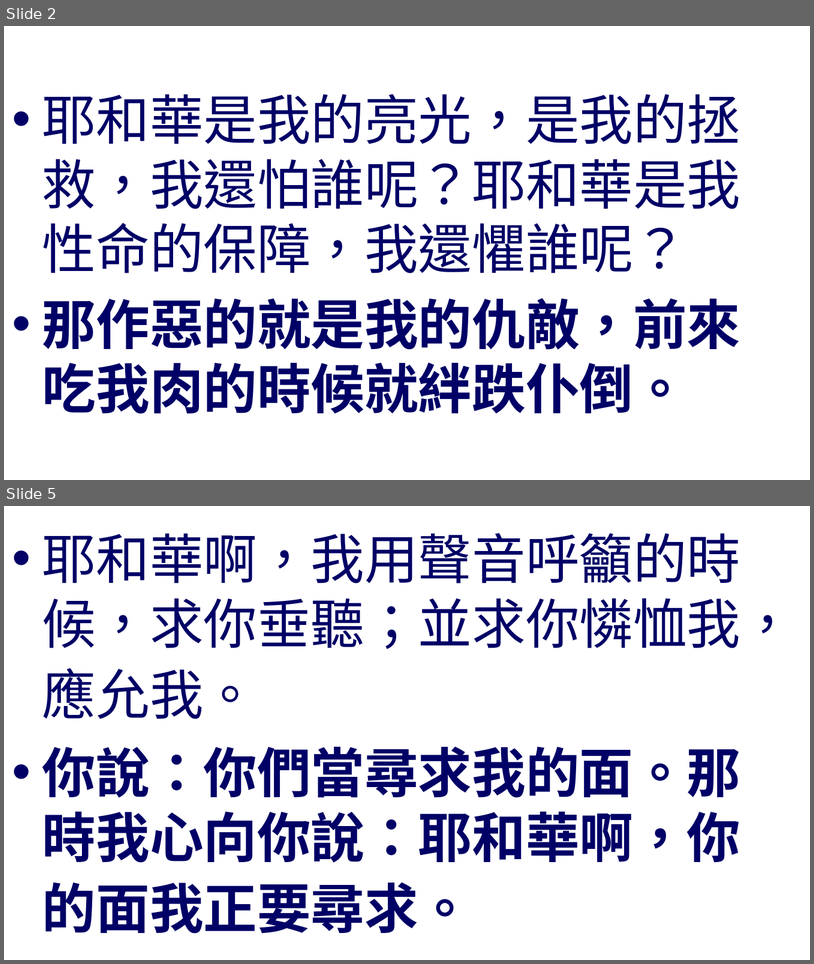
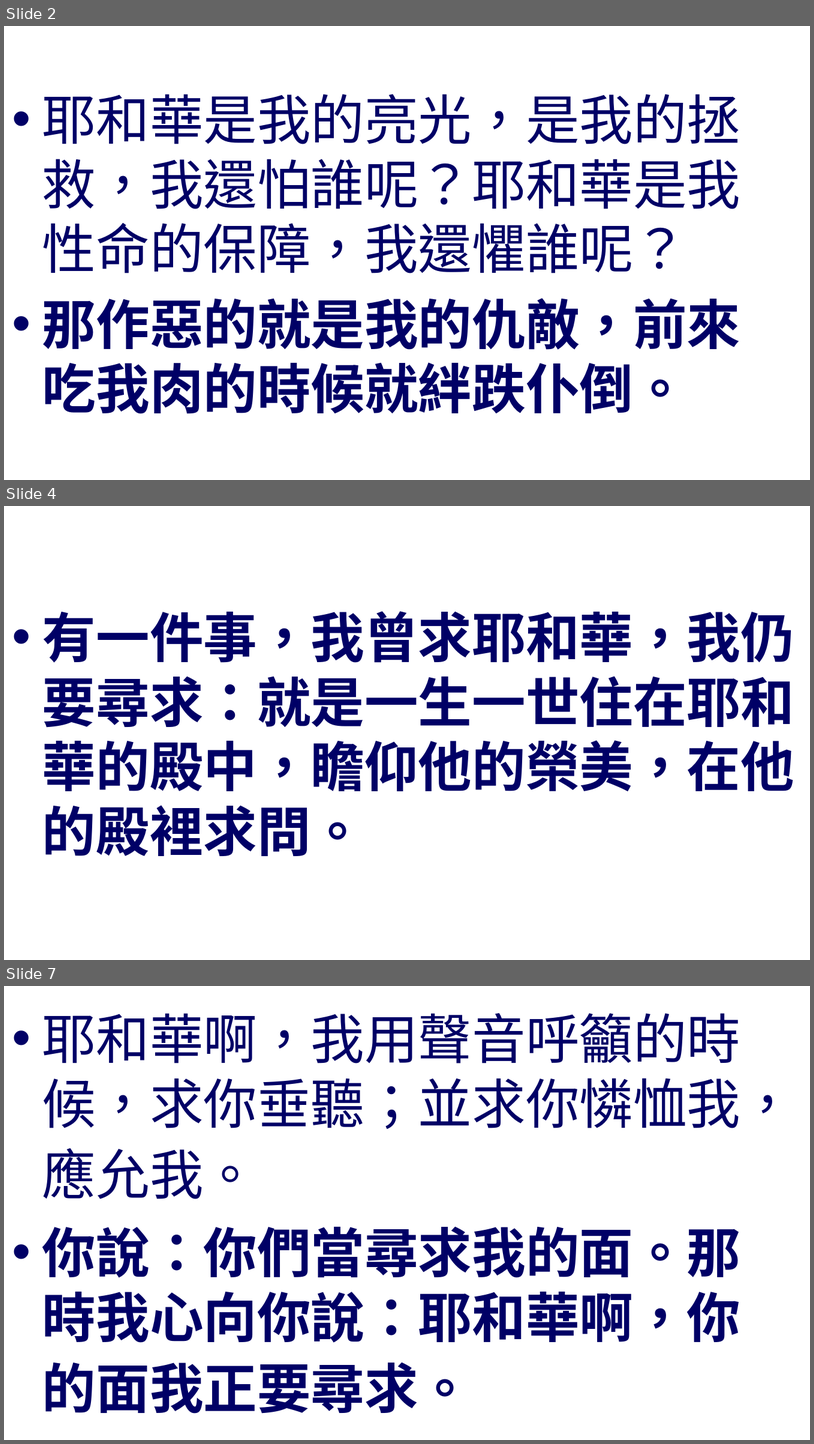
Before and after one commit to batisuoc/worship-resources, a slide deck: 63主是力量.pptx. Shown one above the other, each under a label of ours: slides 2 and 5 before the commit, slides 2, 4 and 7 after it; the slides between them are not shown. The pictures are 814x964 and 814x1444 pixels, drawn with LibreOffice and Linux fonts; fonts in the diff are those of the drawing; background and template pictures are left out. Boxes give left, top, right and bottom in pixels: in the first picture for what was removed or moved away, otherwise in the second. Text is boxed around its words. In the diff, an @@ line names an element or a change of style, - is before the commit and + after.

```diff
--- a/63主是力量.pptx
+++ b/63主是力量.pptx
@@ slide 4 added at <box>4,506,810,960</box>, background picture (left out) @@
@@ text added at <box>42,611,795,856</box>, 48 pt, text #000066, bold @@
+• 有一件事，我曾求耶和華，我仍要尋求：就是一生一世住在耶和華的殿中，瞻仰他的榮美，在他的殿裡求問。
@@ what was slide 5 is now slide 7 @@
```
Also in this commit, not shown: 3 slides changed, 1 other slide added, 1 other file.
